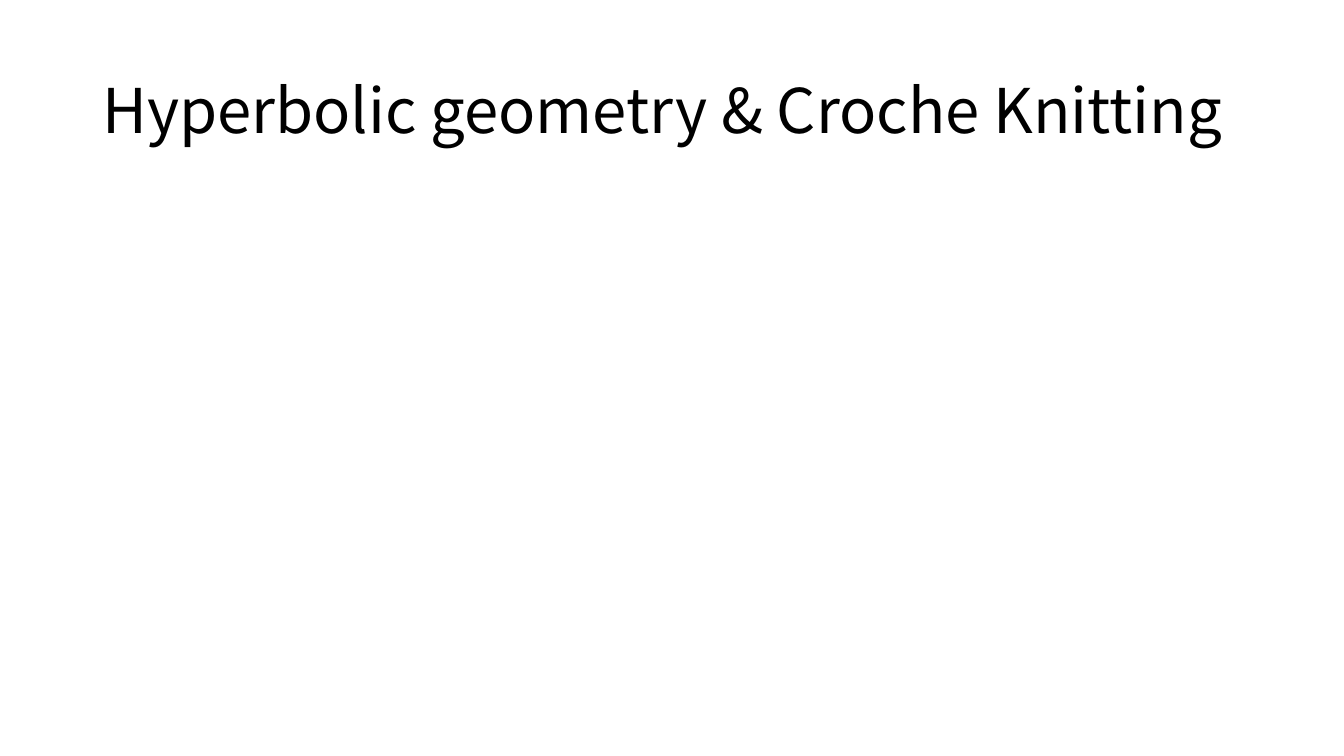
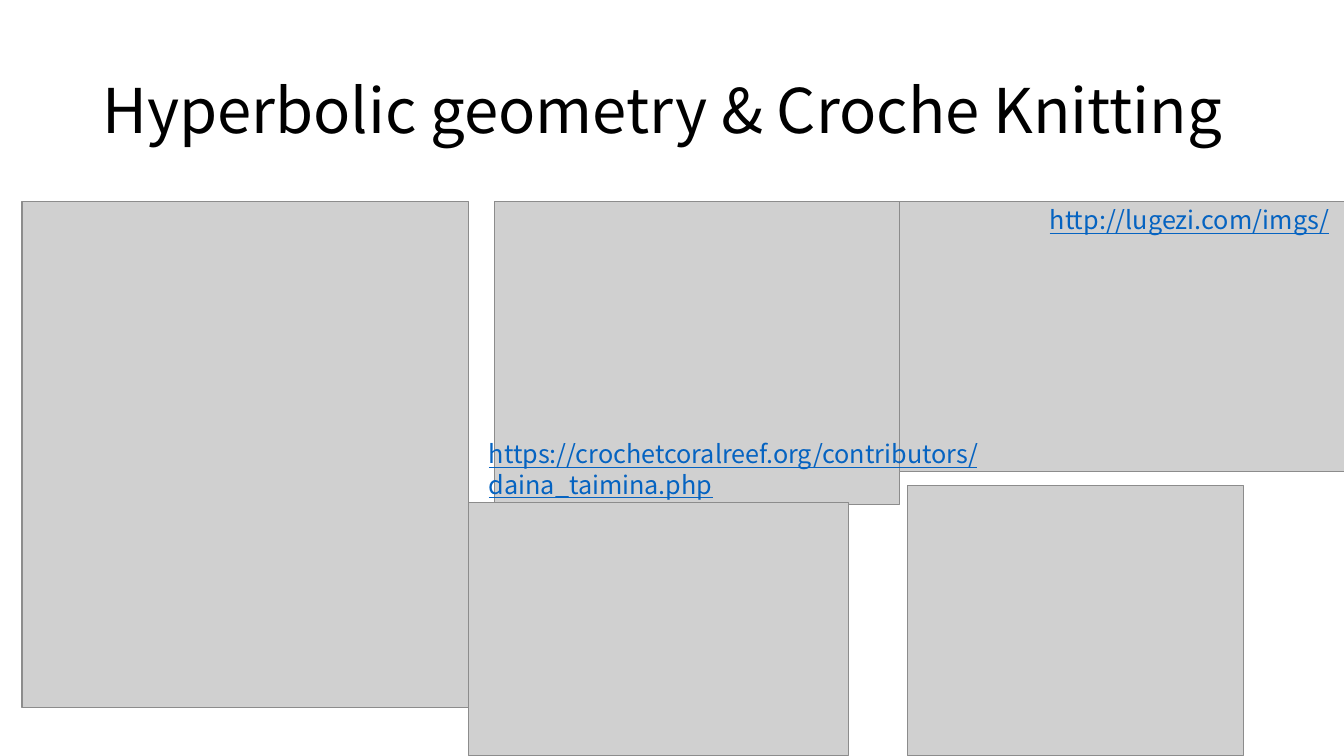
Before and after one commit to ryamada22/atom, a slide deck: slide 10 of Lectures2019/MutationOfTriangularMesh.pptx (slide 15 before the commit). Drawn at 1344x756 pixels with LibreOffice and Linux fonts; fonts in the diff are those of the drawing; grey boxes stand for pictures. Boxes give left, top, right and bottom in pixels: in the first picture for what was removed or moved away, otherwise in the second. Text is boxed around its words. In the diff, an @@ line names an element or a change of style, - is before the commit and + after.

```diff
--- a/Lectures2019/MutationOfTriangularMesh.pptx
+++ b/Lectures2019/MutationOfTriangularMesh.pptx
@@ picture added at (x1=22, y1=202, x2=469, y2=708) @@
@@ picture added at (x1=494, y1=202, x2=899, y2=505) @@
@@ picture added at (x1=899, y1=202, x2=1344, y2=472) @@
@@ text added at (x1=1050, y1=209, x2=1329, y2=236), 18 pt, text #0563C1, underline @@
+http://lugezi.com/imgs/
@@ text added at (x1=489, y1=438, x2=978, y2=500), 18 pt, text #0563C1, underline @@
+https://crochetcoralreef.org/contributors/daina_taimina.php
@@ picture added at (x1=469, y1=503, x2=849, y2=756) @@
@@ picture added at (x1=907, y1=485, x2=1243, y2=756) @@
```
Also in this commit, not shown: 8 other slides changed, 20 slides added, 9 slides removed.
